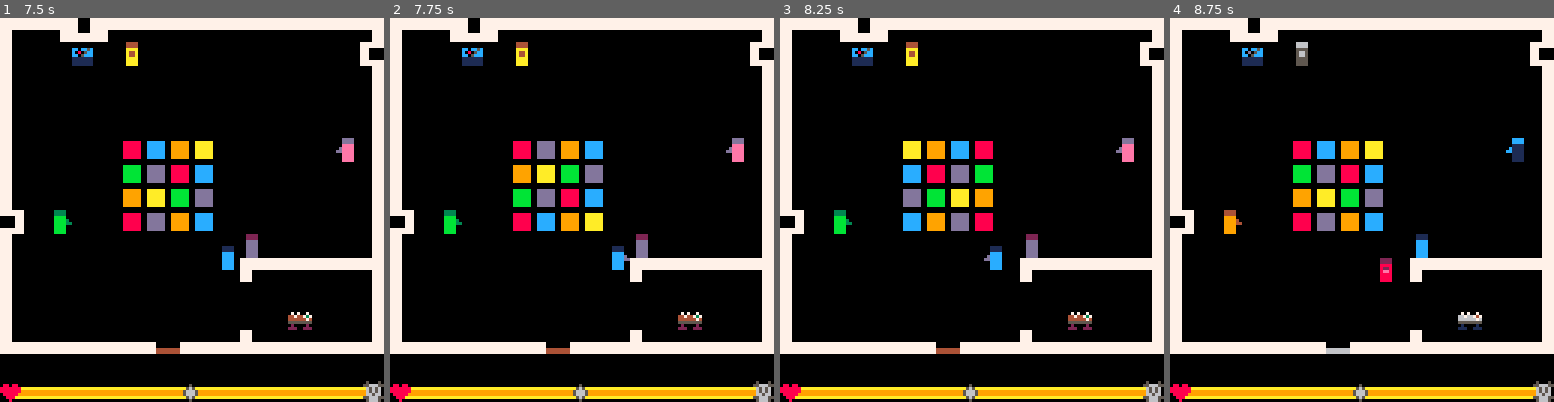
Above: before the commit, frames 1-4 (left to right).
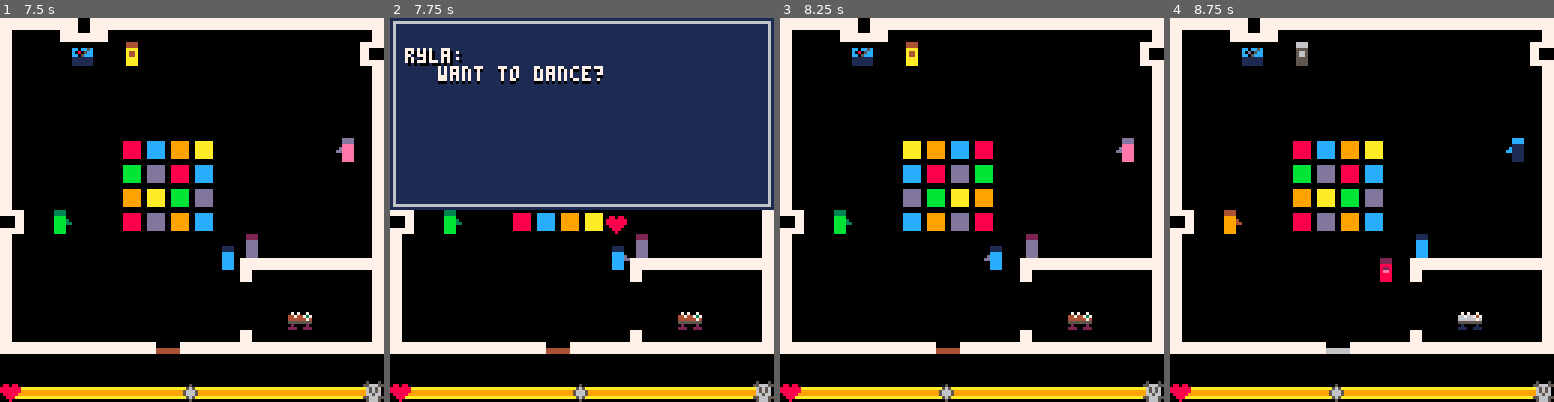
Above: after the commit, the same moments.

Repository: yepnix/ld35
Game: PICO-8 cartridge masks.p8
Same seed, same stepped clock (60 frames per second), same inputs: the game is played once before the commit and once after it.
Inputs:
- Up to frame 1 (7.5 s): tap X (X key) at 0.33, 1.07, 1.85, 2.97, 4.08, 5.2, 6.32, 7.43 s; tap O (Z key) at 0.7, 1.7, 2.1, 2.5, 2.9, 3.3, 3.7, 4.1, 4.5, 4.9, 5.3, 5.7, 6.1, 6.5, 6.9, 7.3 s; hold Right 1.6-2.1 s; hold Up 2.15-2.42 s; hold Right 2.47-3.03 s; hold Left 3.08-3.58 s; hold Down 3.63-3.97 s; hold Right 4.02-4.68 s; hold Up 4.73-5.03 s; hold Left 5.08-5.68 s; hold Down 5.73-6.03 s; hold Right 6.08-6.58 s; hold Right 6.63-7.13 s; hold Up 7.18-7.45 s
- Up to frame 2 (7.75 s): hold Right from 7.5 s (still down); tap O (Z key) at 7.7 s
- Up to frame 3 (8.25 s): release Right at 8.07 s; tap O (Z key) at 8.1 s; hold Left from 8.12 s (still down)
- Up to frame 4 (8.75 s): tap O (Z key) at 8.5 s; tap X (X key) at 8.55 s; release Left at 8.62 s; hold Down from 8.67 s (still down)

Frame 1 is identical in both runs. In frame 2, 50% of the frame differs, in the area x 0-100%, y 0-57%; in frame 3, 0.2%; in frame 4, 0.2%.

Commit message:
Cleanup and interaction changes

Diff:
--- a/masks.p8
+++ b/masks.p8
@@ -30,7 +30,12 @@
 
  hifi=initobj(24,8,"this song reminds you of that\nalmost-perfect day in high\nschool.","when this song plays, you\ncan't help but think of last\nyear's big mistake.",heart,skull,false,1)
  door=initobj(52,104,"leaving so soon?\nbutton 1-yeah...\nbutton 2-no...","ready to go?\nbutton 1-sure\nbutton 2-i guess not",0,0,true,2)
- objects={hifi,door}
+ table=initobj(96,96,"all the cheese is gone.","oh, look, one mini-quiche left!",skull,heart,true,3)
+	shon=initobj(16,64,"shon:\n	...","shon:\n	didn't know you had moves\n	like that!",skull,heart,true,4)
+	buba=initobj(40,8,"buba:\n	great! now the party\n	 can start!","buba:\n	who invited you?",heart,skull,false,5)
+	deid=initobj(112,40,"deid:\n	who picked this music?","deid:\n	don't you love this song?",skull,skull,false,6)
+	ryla=initobj(80,72,"ryla:\n	want to dance?","ryla:\n	want to ditch?",heart,heart,true,7)
+ objects={hifi,door,table,shon,buba,deid,ryla}
 
  iswall=false
 
@@ -39,8 +44,10 @@
  maskchamge=false
 
  resultvis=false
+ resulttime=0
  textvis=false
  texttime=0
+
 
  activeobj=nil
 
@@ -50,6 +57,8 @@
  animflr=0
  dancex=false
  dancey=false
+
+ state=0
 end
 
 function collision(direction)
@@ -105,14 +114,16 @@
 
 function changemask()
 --sets flags for mask changes
-	if (btnp(5) and maska) then
-		maska=false
-		maskb=true
-		maskchamge=true
-	elseif (btnp(5) and maskb) then
-		maska=true
-		maskb=false
-		maskchamge=true
+	if (not textvis) then
+		if (btnp(5) and maska) then
+			maska=false
+			maskb=true
+			maskchamge=true
+		elseif (btnp(5) and maskb) then
+			maska=true
+			maskb=false
+			maskchamge=true
+		end
 	end
 end
 
@@ -167,15 +178,17 @@
 --produces image related to
 --result of interaction
 	if (resultvis==true) then
-		if (animt%30>0 and maska) then
+		if (resulttime%60>0 and maska) then
 			spr(intobj.rslta,px,py-12)
-		elseif (animt%30>0 and maskb) then
+		elseif (resulttime%60>0 and maskb) then
 			spr(intobj.rsltb,px,py-12)
 		else
 			resultvis=false
 		end
 	end
 	calcresult(intobj)
+	resulttime+=1
+	if (resulttime==60) then resulttime=0 end
 end
 
 function calcresult(intobj)
@@ -200,10 +213,33 @@
 	showresult(intobj)
 end
 
-function _update()
+function endgame()
+	if (activeobj==door and textvis) then
+		if(btnp(4) and texttime>8) then
+			state=1
+		end
+	end
+end
+
+function updategame()
 	moveplayer()
 	changemask()
 	foreach(objects,interact)
+	endgame()
+end
+
+function updateover()
+	if (btnp(5)) then
+		_init()
+	end
+end
+
+function _update()
+	if (state==0) then
+		updategame()
+	elseif (state==1) then
+		updateover()
+	end
 end
 
 function drawpmask()
@@ -259,7 +295,7 @@
 	if (animt==32) then animt=0 end
 end
 
-function _draw()
+function drawgame()
 	rectfill(0,0,128,128,0) --bg
 	map(0,0,0,0,16,16,0x0) --house
 	animdanceflr() --dancefloor
@@ -267,6 +303,26 @@
 	drawworldmask() --interactive environment
 	spr(36,markerx,markery) --mood marker
 	showint(activeobj) -- text and result for the current interaction
+end
+
+function drawover()
+	rectfill(0,0,128,128,0)
+	if (markerx<64) then
+		print("\"that was a good party.\"",0,16,7)
+	elseif (markerx>=64) then
+		print("\"maybe i'll stay home next time.\"",0,16,7)
+	end
+	print("button 2 to play again",0,80,7)
+	print("thanks for playing a game!\n	roe",0,96,7)
+	spr(17,0,106)
+end
+
+function _draw()
+	if (state==0) then
+		drawgame()
+	elseif (state==1) then
+		drawover()
+	end
 end
 __gfx__
 0000000000111100001111000011110000111100003333000022220000dddd000044440000000000000000000000000000000000000000000000000000000000
